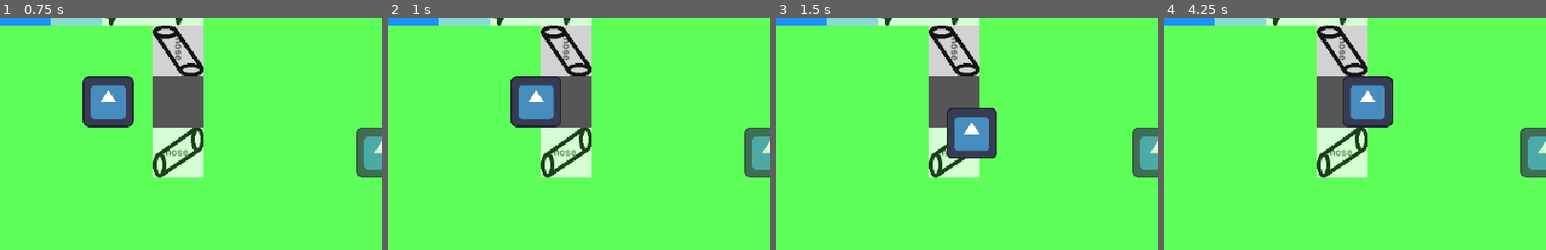
Above: before the commit, frames 1-4 (left to right).
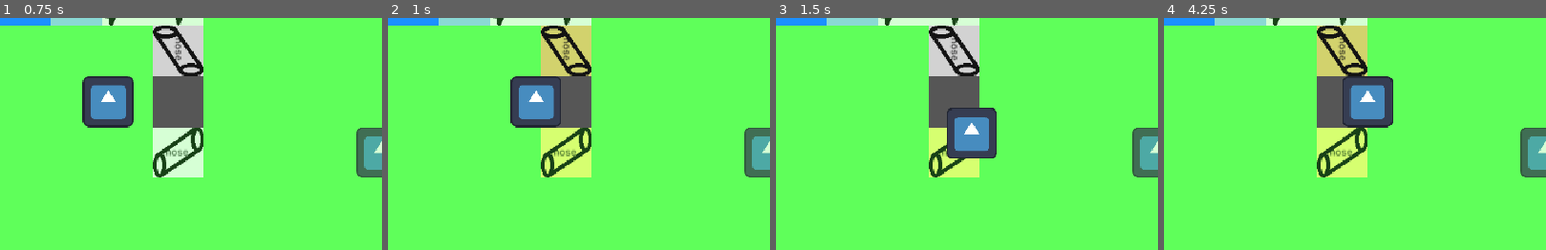
Above: after the commit, the same moments.

Repository: Anjellyrika/the-flower-factory
Game: Godot game, scene res://levels/level_1/level_1.tscn
The game is run twice, just before and just after one commit, with the same random seed, the same clock (stepped at 60 frames per second) and the same inputs. The engine's default icon, where the game draws it, is replaced by a stand-in: a white triangle on a blue panel in a dark square.
Inputs:
- Up to frame 1 (0.75 s): tap Enter at 0.5 s; hold Right (Right) from 0.53 s (still down); hold E (interact) from 0.53 s (still down)
- Up to frame 2 (1 s): keep holding Right (Right); keep holding E (interact)
- Up to frame 3 (1.5 s): release Right (Right) at 1.28 s; release E (interact) at 1.28 s; hold Down (Down) from 1.28 s (still down); tap E (interact) at 1.35 s
- Up to frame 4 (4.25 s): release Down (Down) at 2.03 s; hold Right (Right) 2.03-2.78 s; hold E (interact) 2.03-2.78 s; hold Up (Up) 2.78-3.53 s; tap E (interact) at 2.85 s; hold Left (Left) from 3.53 s (still down); hold E (interact) from 3.53 s (still down)
The pictures show only the part of the screen within x 0-50%, y 11-61%; the shares and areas given below are measured in that part.

Frame 1 is identical in both runs. In frame 2, 4.3% of the frame differs, in the area x 40-54%, y 3-69%; in frame 3, 1.4%; in frame 4, 4.3%.

Commit message:
refactor: add interaction area visual highlighting

Diff:
--- a/objects/channels/_channel.gd
+++ b/objects/channels/_channel.gd
@@ -56,4 +56,7 @@
 	watered = value
 	can_flow = false # Newly watered cells must wait for the flow delay before outputting watr
 	_time_left = flow_delay
-	modulate = Color(0.6, 0.8, 1.0) if watered else Color.WHITE
+	var water_color := Color(0.6, 0.8, 1.0) if watered else Color.WHITE
+	for child in get_children():
+		if child is CanvasItem:
+			child.self_modulate = water_color
--- a/objects/interaction_area.gd
+++ b/objects/interaction_area.gd
@@ -3,8 +3,11 @@
 
 @onready var object_node: Node2D = get_parent() as Node2D
 
+var _base_modulate := Color.WHITE
+
 
 func _ready() -> void:
+	_base_modulate = object_node.modulate
 	body_entered.connect(_on_body_entered)
 	body_exited.connect(_on_body_exited)
 
@@ -12,8 +15,10 @@
 func _on_body_entered(body: Node2D) -> void:
 	if body.has_method("add_interactable"):
 		body.add_interactable(object_node)
+		object_node.modulate = Color.from_rgba8(255, 255, 120)
 
 
 func _on_body_exited(body: Node2D) -> void:
 	if body.has_method("remove_interactable"):
 		body.remove_interactable(object_node)
+		object_node.modulate = _base_modulate
